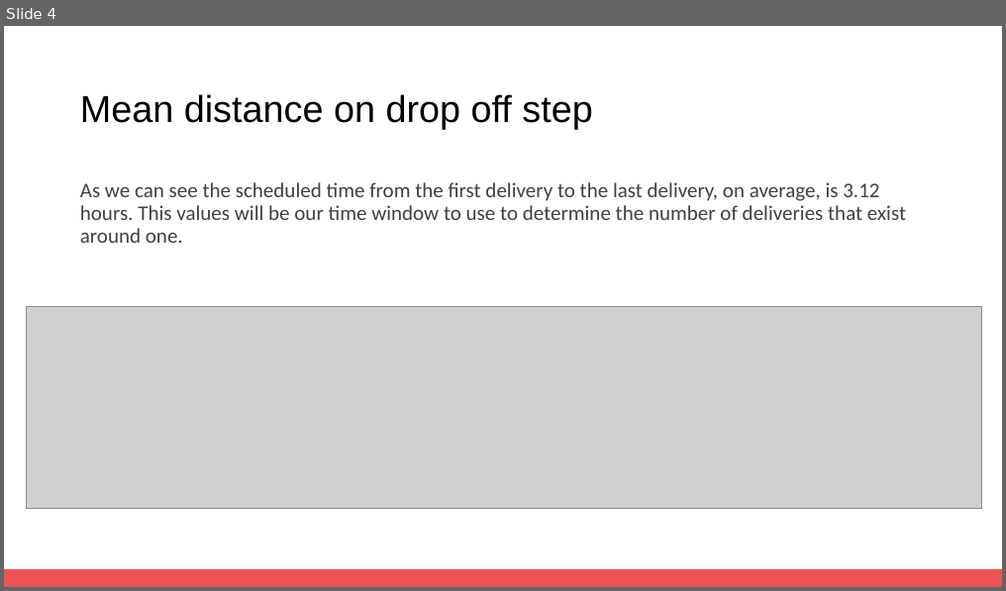
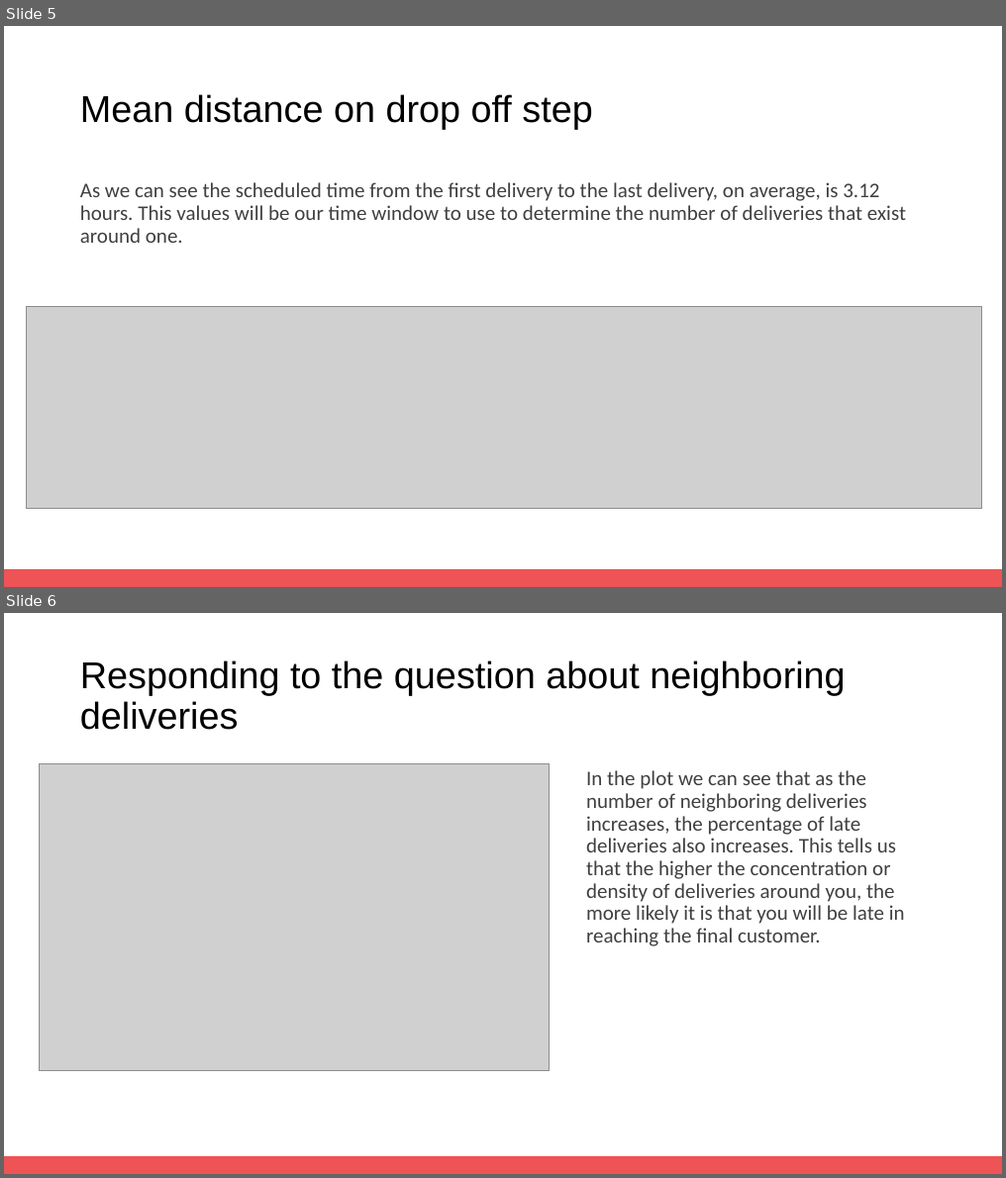
Before and after one commit to enmanuel-mag/ICD-Proyect, a slide deck: Proyect/slides/Avance_1.pptx. Shown one above the other, each under a label of ours: slide 4 before the commit, slides 5 and 6 after it. The pictures are 1006x591 and 1006x1178 pixels, drawn with LibreOffice and Linux fonts; fonts in the diff are those of the drawing; grey boxes stand for pictures. Boxes give left, top, right and bottom in pixels: in the first picture for what was removed or moved away, otherwise in the second. Text is boxed around its words. In the diff, an @@ line names an element or a change of style, - is before the commit and + after.

```diff
--- a/Proyect/slides/Avance_1.pptx
+++ b/Proyect/slides/Avance_1.pptx
@@ slide 6 added at (4,613,1002,1174), background #FFFFFF; not listed: 1 template element that a slide beside it also shows @@
@@ title added at (80,661,845,730), 36 pt, text #000000 @@
+Responding to the question about neighboring deliveries
@@ picture added at (40,764,549,1071) @@
@@ text added at (586,770,905,947), 20 pt, text #404040 @@
+In the plot we can see that as the number of neighboring deliveries increases, the percentage of late deliveries also increases. This tells us that the higher the concentration or density of deliveries around you, the more likely it is that you will be late in reaching the final customer.
@@ what was slide 4 is now slide 5 @@
```
Also in this commit, not shown: 1 slide changed, 1 other slide added, 11 other files.
